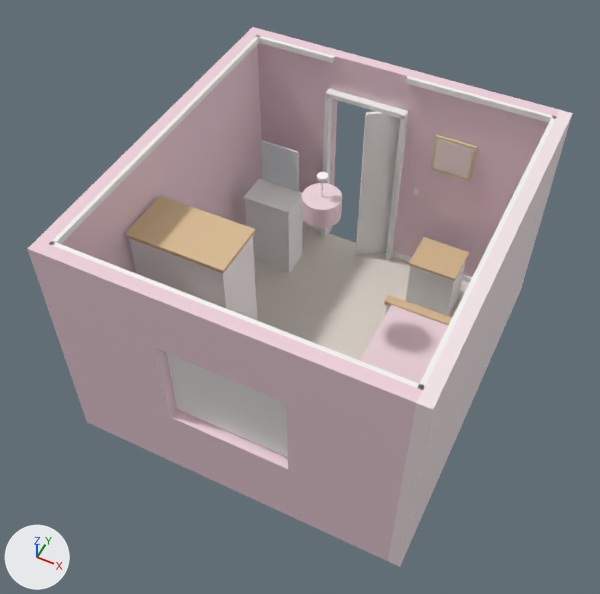
An edit to the Blender file blend/45261575.blend, drawn before and after from the same camera.
The view is the same before and after, from a 50 mm lens placed at (2.34, -5.12, 7.2), pointed at (-0.13, -0.18, 1.03). Lighting does not change. The marker at lower left points along +X, +Y and +Z. The older version comes first.

The older version as bpy lines, for what is in view:
```python
ob_door_panel = bpy.data.objects.new('Door_Panel', me_cube_036)
ob_door_panel.location = (0.08, 1.81, 1.02)
ob_door_panel.rotation_euler = (0.0, 0.0, 0.611)  # degrees (0, 0, 35)
ob_door_panel.scale = (0.8, 0.04, 2.05)
ob_door_trim_left = bpy.data.objects.new('Door_Trim_Left', me_cube_037)
ob_door_trim_left.location = (-0.73, 1.75, 1.02)
ob_door_trim_left.scale = (0.05, 0.18, 2.1)
ob_door_trim_right = bpy.data.objects.new('Door_Trim_Right', me_cube_038)
ob_door_trim_right.location = (0.13, 1.75, 1.02)
ob_door_trim_right.scale = (0.05, 0.18, 2.1)
ob_door_trim_top = bpy.data.objects.new('Door_Trim_Top', me_cube_039)
ob_door_trim_top.location = (-0.3, 1.75, 2.08)
ob_door_trim_top.scale = (0.9, 0.18, 0.05)
ob_picture_content = bpy.data.objects.new('Picture_Content', me_cube_041)
ob_picture_content.location = (0.7, 1.72, 1.7)
ob_picture_content.scale = (0.38, 0.015, 0.38)
ob_picture_frame = bpy.data.objects.new('Picture_Frame', me_cube_040)
ob_picture_frame.location = (0.7, 1.73, 1.7)
ob_picture_frame.scale = (0.44, 0.025, 0.44)
ob_wall_back_below_win = bpy.data.objects.new('Wall_Back_Below_Win', me_cube_007)
ob_wall_back_below_win.location = (0.0, -1.81, 0.42)
ob_wall_back_below_win.scale = (1.2, 0.12, 0.85)
ob_wardrobe_body = bpy.data.objects.new('Wardrobe_Body', me_cube_017)
ob_wardrobe_body.location = (-1.05, -0.6, 0.93)
ob_wardrobe_body.scale = (1.0, 0.55, 1.85)
ob_wardrobe_top = bpy.data.objects.new('Wardrobe_Top', me_cube_018)
ob_wardrobe_top.location = (-1.05, -0.6, 1.87)
ob_wardrobe_top.scale = (1.04, 0.59, 0.04)
# also in view: 'Vanity_Body' at (-1.1, 1.1, 0.47); 'Vanity_Top' at (-1.1, 1.1, 0.96); 'Window_Blinds' at (0.0, -1.77, 1.35); 'Wall_Back_Left' at (-1.1, -1.81, 1.25); 'Wall_Back_Above_Win' at (0.0, -1.81, 2.17)
```
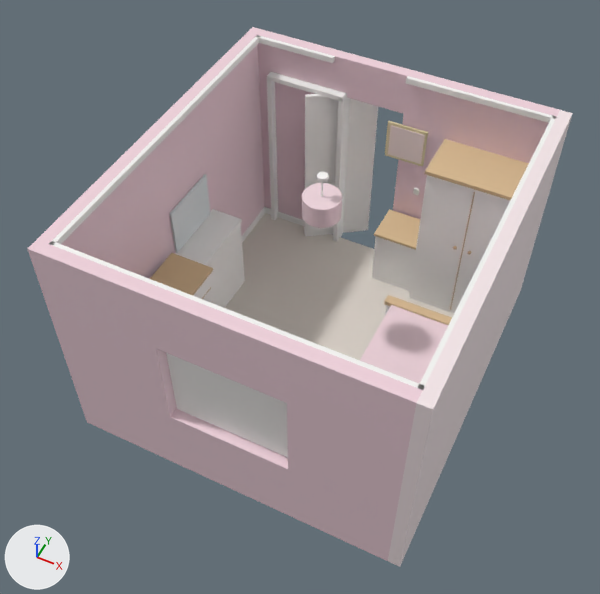
Pixel boxes [x1, y1, x2, y2] of what changed, in the pictures (600 x 594 px):
'Wardrobe_Body', moved: before [129, 236, 258, 321]; after [409, 175, 510, 314]
'Door_Panel', moved: before [356, 111, 401, 255]; after [304, 94, 378, 237]
'Wardrobe_Top', moved: before [125, 196, 255, 274]; after [425, 139, 529, 200]
'Vanity_Body', moved, turned, rescaled: before [245, 198, 303, 273]; after [207, 223, 245, 308]
'Nightstand_Body', moved: before [405, 261, 466, 316]; after [372, 236, 416, 291]
'Vanity_Mirror', moved, turned, rescaled: before [261, 140, 299, 191]; after [170, 174, 211, 253]
'Vanity_Top', moved, turned, rescaled: before [244, 178, 303, 215]; after [175, 209, 242, 266]
'Nightstand_Top', moved: before [409, 237, 469, 281]; after [374, 209, 420, 250]
'Door_Trim_Right', moved: before [385, 113, 409, 260]; after [333, 95, 350, 242]
'Picture_Content', moved: before [434, 139, 473, 178]; after [388, 125, 425, 164]
'Door_Trim_Left', moved: before [321, 95, 333, 238]; after [267, 78, 278, 220]
'Door_Trim_Top', moved: before [325, 88, 408, 119]; after [267, 72, 346, 101]
'Picture_Frame', moved: before [431, 134, 477, 181]; after [385, 121, 428, 167]
'Wardrobe_Door_Line', moved (not visible before): after [450, 192, 475, 310]
'Dresser_Top', unchanged, uncovered by the edit: after [150, 253, 213, 295]

Edits to the bpy script that builds the scene:
```text
Change ob_door_panel:
    ob_door_panel.location: (0.08, 1.81, 1.02) -> (-0.62, 1.81, 1.02)
Change ob_door_trim_left:
    ob_door_trim_left.location: (-0.73, 1.75, 1.02) -> (-1.43, 1.75, 1.02)
Change ob_door_trim_right:
    ob_door_trim_right.location: (0.13, 1.75, 1.02) -> (-0.57, 1.75, 1.02)
Change ob_door_trim_top:
    ob_door_trim_top.location: (-0.3, 1.75, 2.08) -> (-1.0, 1.75, 2.08)
Change ob_picture_frame:
    ob_picture_frame.location: (0.7, 1.73, 1.7) -> (0.17, 1.73, 1.7)
Change ob_picture_content:
    ob_picture_content.location: (0.7, 1.72, 1.7) -> (0.18, 1.72, 1.7)
Change ob_wardrobe_body:
    ob_wardrobe_body.location: (-1.05, -0.6, 0.93) -> (1.09, 1.47, 0.93)
Change ob_wardrobe_top:
    ob_wardrobe_top.location: (-1.05, -0.6, 1.87) -> (1.09, 1.47, 1.87)
Change ob_wardrobe_door_line:
    ob_wardrobe_door_line.location: (-1.05, -0.32, 0.93) -> (1.09, 1.2, 0.93)
Change ob_nightstand_body:
    ob_nightstand_body.location: (0.85, 1.25, 0.35) -> (0.33, 1.5, 0.35)
Change ob_nightstand_top:
    ob_nightstand_top.location: (0.85, 1.25, 0.71) -> (0.33, 1.5, 0.71)
Change ob_vanity_body:
    ob_vanity_body.location: (-1.1, 1.1, 0.47) -> (-1.41, 0.16, 0.47)
    ob_vanity_body.rotation_euler: (0.0, 0.0, 0.0) -> (0.0, 0.0, 1.571)  # degrees (0, 0, 0) -> degrees (0, 0, 90)
    ob_vanity_body.scale: (0.55, 0.35, 0.95) -> (0.835, 0.35, 0.95)
Change ob_vanity_top:
    ob_vanity_top.location: (-1.1, 1.1, 0.96) -> (-1.41, 0.16, 0.96)
    ob_vanity_top.rotation_euler: (0.0, 0.0, 0.0) -> (0.0, 0.0, 1.571)  # degrees (0, 0, 0) -> degrees (0, 0, 90)
    ob_vanity_top.scale: (0.57, 0.37, 0.03) -> (0.865, 0.37, 0.03)
Change ob_vanity_mirror:
    ob_vanity_mirror.location: (-1.1, 1.26, 1.27) -> (-1.58, 0.16, 1.27)
    ob_vanity_mirror.rotation_euler: (0.0, 0.0, 0.0) -> (0.0, 0.0, 1.571)  # degrees (0, 0, 0) -> degrees (0, 0, 90)
    ob_vanity_mirror.scale: (0.45, 0.02, 0.55) -> (0.683, 0.02, 0.55)
```
